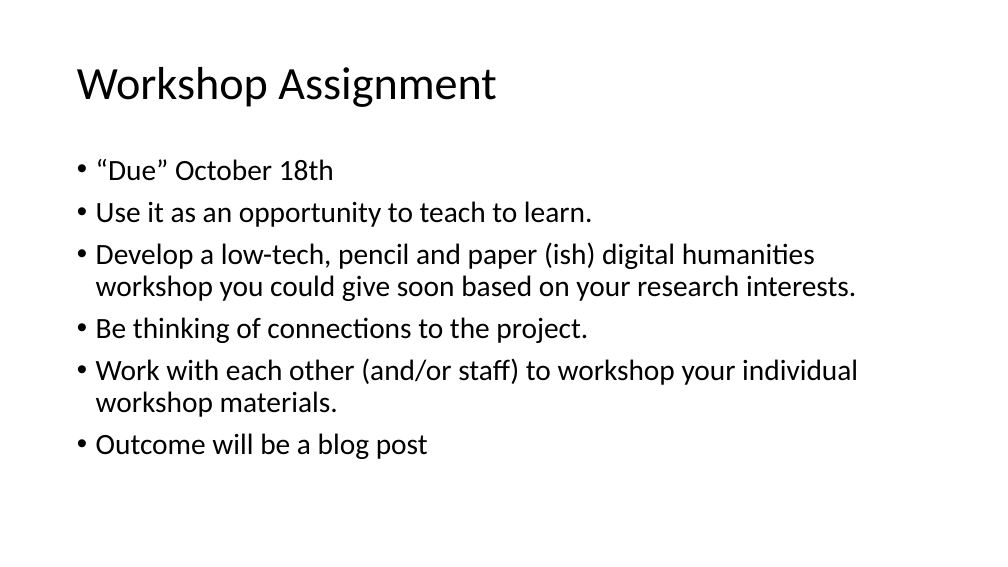
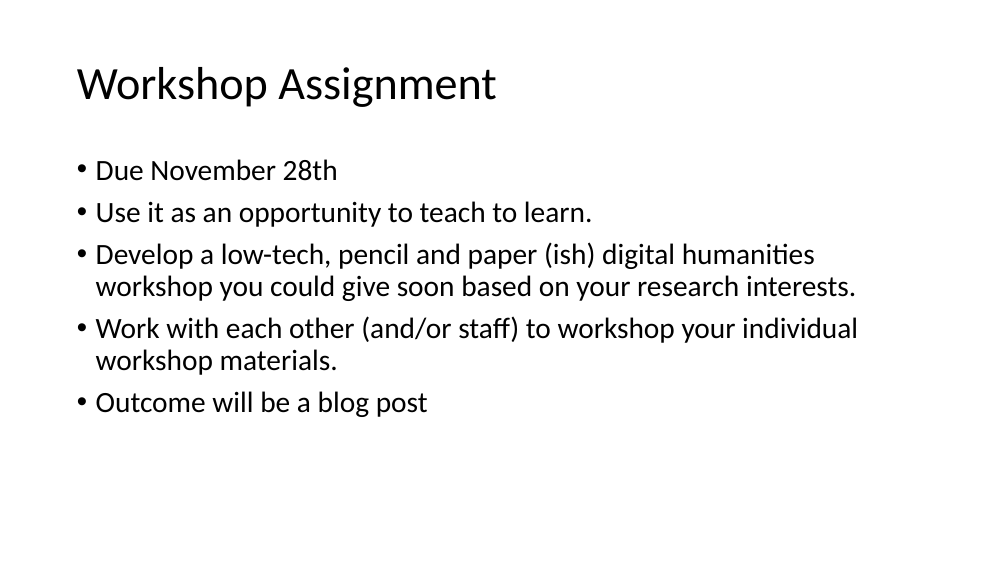
Before and after one commit to scholarslab/praxis, a slide deck: slide 3 of assets/workshop-on-workshops/workshop-on-workshops.pptx. Drawn at 1008x567 pixels with LibreOffice and Linux fonts; fonts in the diff are those of the drawing. Boxes give left, top, right and bottom in pixels: in the first picture for what was removed or moved away, otherwise in the second. Text is boxed around its words. In the diff, an @@ line names an element or a change of style, - is before the commit and + after.

```diff
--- a/assets/workshop-on-workshops/workshop-on-workshops.pptx
+++ b/assets/workshop-on-workshops/workshop-on-workshops.pptx
@@ text at <box>96,159,338,181</box>: text changed @@
-• “Due” October 18th
+• Due November 28th
@@ text at <box>96,317,588,343</box>: paragraph removed @@
-• Be thinking of connections to the project.
```
Also in this commit, not shown: 4 other slides changed, 1 slide added, 3 other files.
